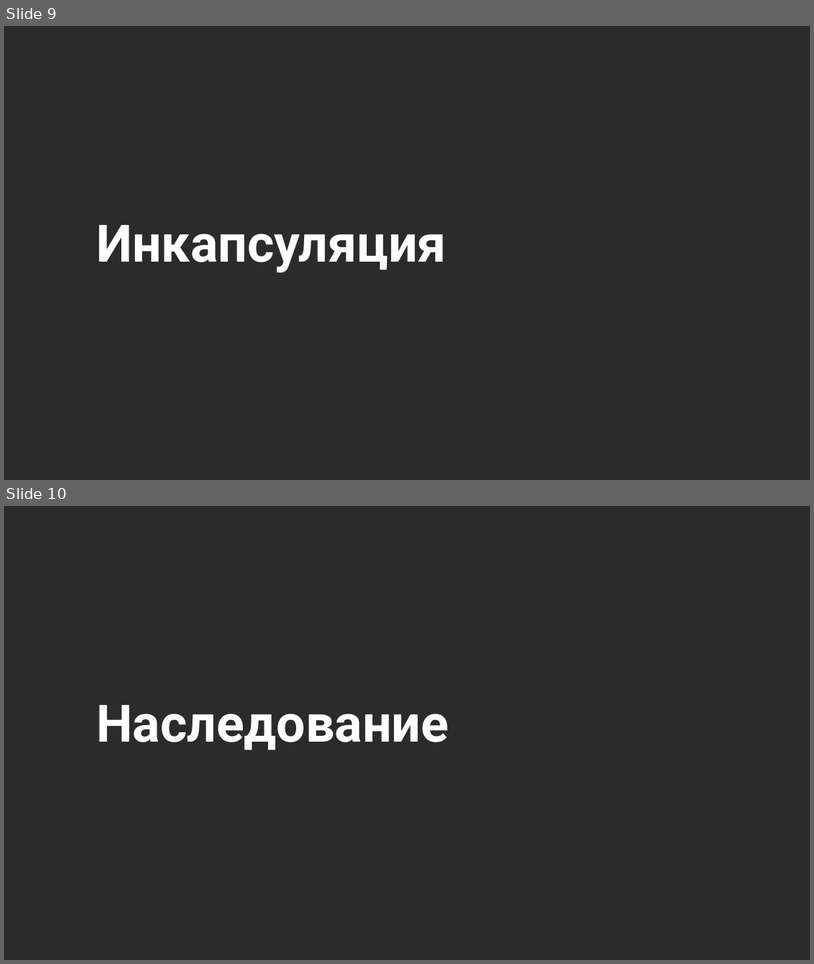
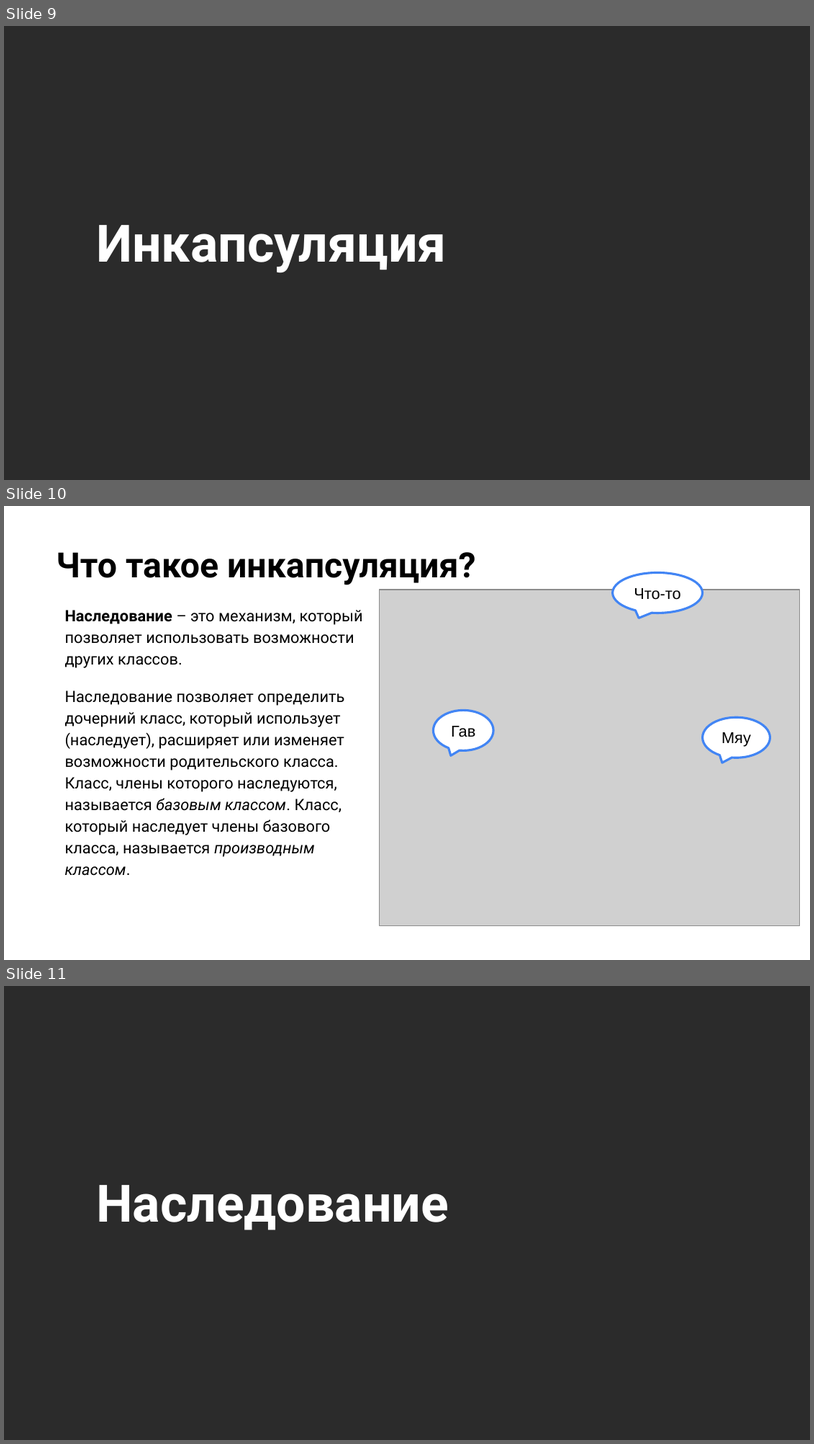
Before and after one commit to NilovPavel/OOP, a slide deck: ООП.pptx. Shown one above the other, each under a label of ours: slides 9 and 10 before the commit, slides 9, 10 and 11 after it. The pictures are 814x964 and 814x1444 pixels, drawn with LibreOffice and Linux fonts; fonts in the diff are those of the drawing; grey boxes stand for pictures; background and template pictures are left out; a plain dark background stands for a picture behind light text. Boxes give left, top, right and bottom in pixels: in the first picture for what was removed or moved away, otherwise in the second. Text is boxed around its words. In the diff, an @@ line names an element or a change of style, - is before the commit and + after.

```diff
--- a/ООП.pptx
+++ b/ООП.pptx
@@ slide 10 added at (4, 506, 810, 960), background picture (left out) @@
@@ title added at (56, 552, 476, 585), 31 pt, text #000000, bold @@
+Что такое инкапсуляция?
@@ picture added at (380, 590, 800, 926) @@
@@ speech bubble added at (613, 573, 703, 613), fill #FFFFFF, outline #4285F4 2 pt, 14 pt, text #000000 @@
+Что-то
@@ text added at (65, 610, 363, 875), 14 pt, text #000000 @@
+Наследование – это механизм, который позволяет использовать возможности других классов.
+Наследование позволяет определить дочерний класс, который использует (наследует), расширяет или изменяет возможности родительского класса. Класс, члены которого наследуются, называется базовым классом. Класс, который наследует члены базового класса, называется производным классом.
@@ speech bubble added at (434, 710, 494, 750), fill #FFFFFF, outline #4285F4 2 pt, 14 pt, text #000000 @@
+Гав
@@ speech bubble added at (703, 717, 771, 757), fill #FFFFFF, outline #4285F4 2 pt, 14 pt, text #000000 @@
+Мяу
@@ what was slide 10 is now slide 11 @@
```
Also in this commit, not shown: 4 slides changed, 4 other slides added, 28 slides removed, 7 other files.
